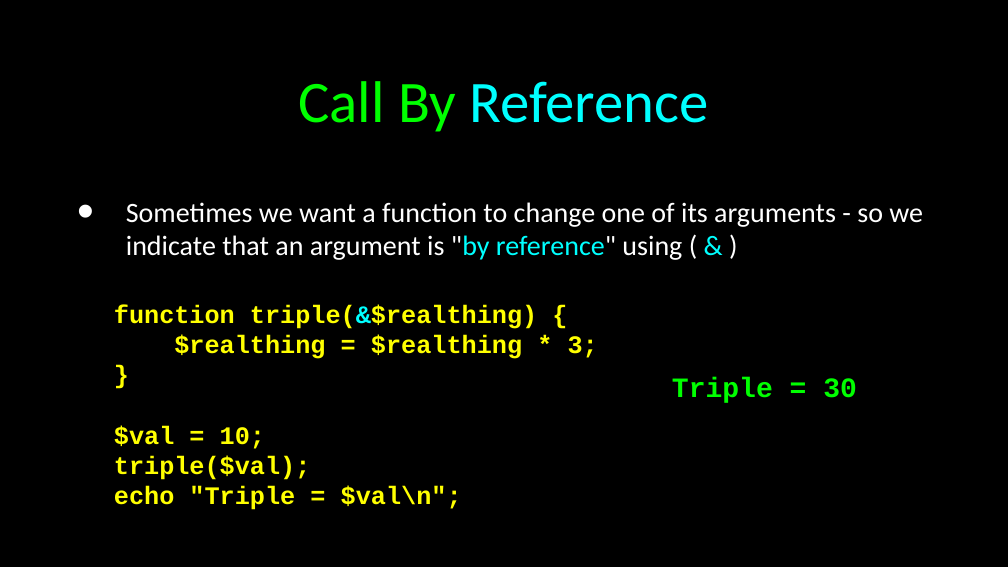
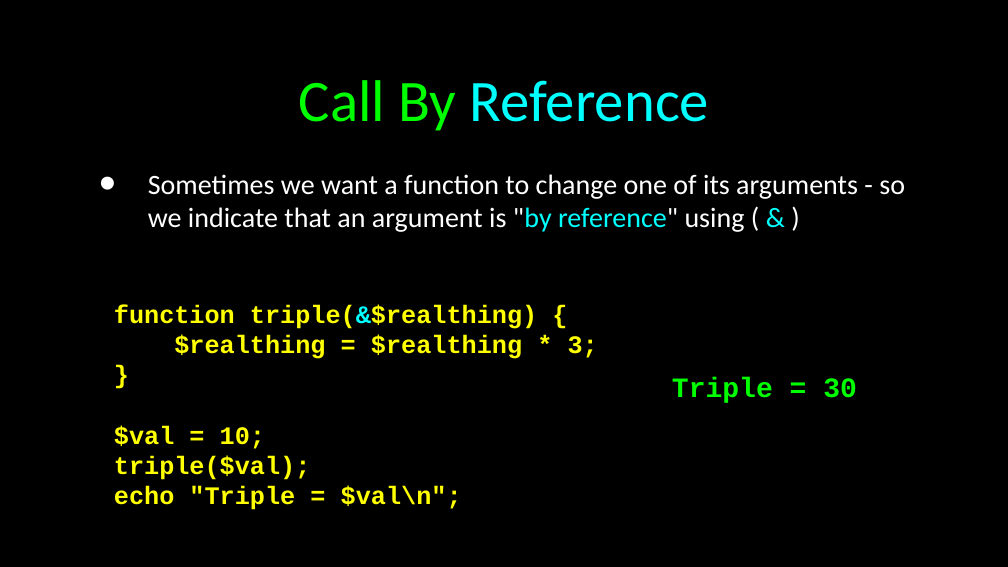
Before and after one commit to csev/wa4e, a slide deck: slide 13 of lectures/PHP-04-Functions.ppt (slide 17 before the commit). Drawn at 1008x567 pixels with LibreOffice and Linux fonts; fonts in the diff are those of the drawing. Boxes give left, top, right and bottom in pixels: in the first picture for what was removed or moved away, otherwise in the second. Text is boxed around its words. In the diff, an @@ line names an element or a change of style, - is before the commit and + after.

```diff
--- a/lectures/PHP-04-Functions.ppt
+++ b/lectures/PHP-04-Functions.ppt
@@ text "Sometimes we want a function ...": place and size @@
-text "Sometimes we want a function ..." at [126,202,923,260]
+text "Sometimes we want a function ..." at [148,174,905,232]
@@ text "Sometimes we want a function ..." at [148,174,905,232]: vertical alignment middle to top @@
```
Also in this commit, not shown: 23 other slides changed, 1 slide added, 1 slide removed, 7 other files.
